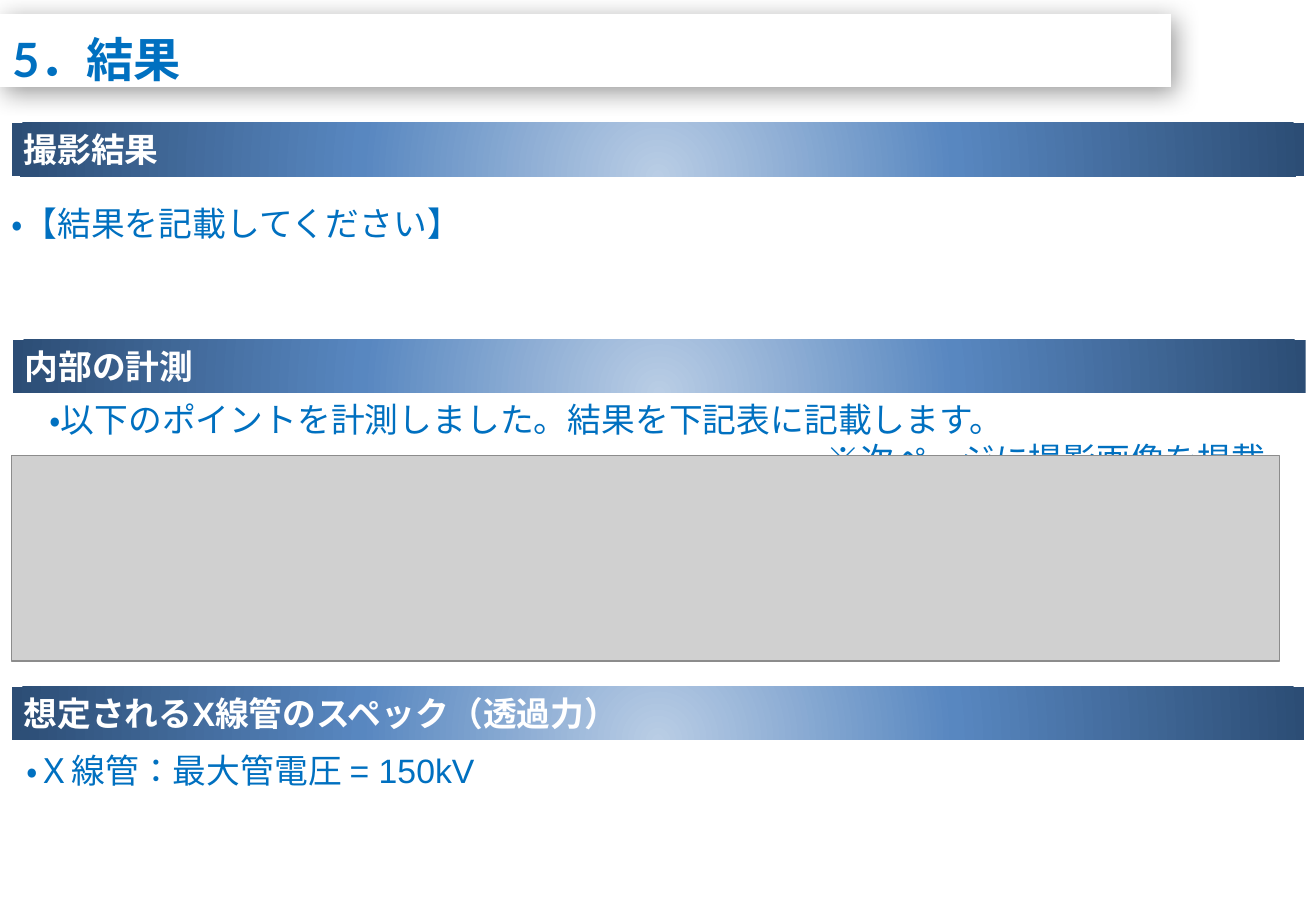
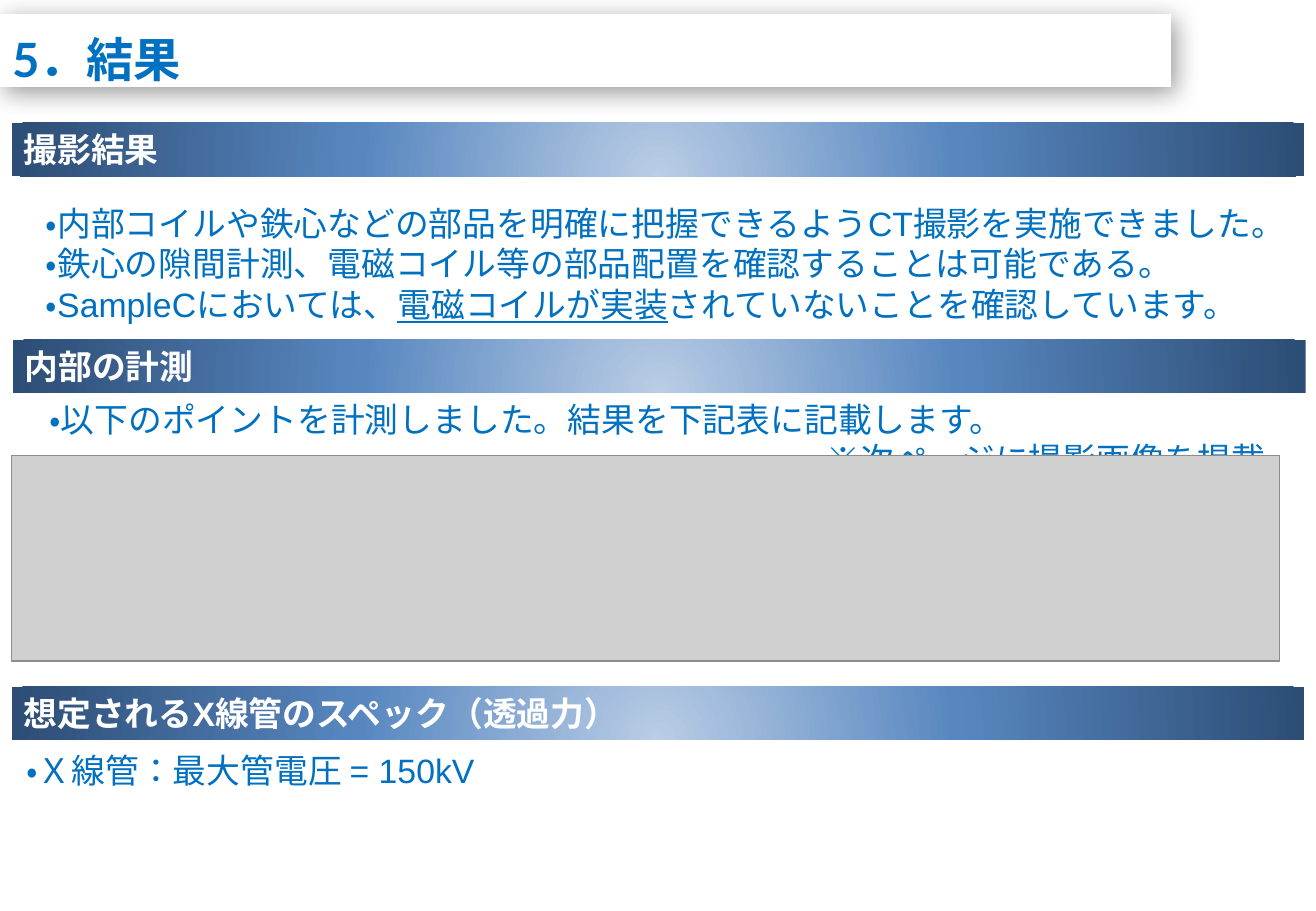
Before and after one commit to ichi123x/make_new_report, a slide deck: slide 6 of 新規_撮影報告書.pptx. Drawn at 1316x911 pixels with LibreOffice and Linux fonts; fonts in the diff are those of the drawing; grey boxes stand for pictures; background and template pictures are left out. Boxes give left, top, right and bottom in pixels: in the first picture for what was removed or moved away, otherwise in the second. Text is boxed around its words. In the diff, an @@ line names an element or a change of style, - is before the commit and + after.

```diff
--- a/新規_撮影報告書.pptx
+++ b/新規_撮影報告書.pptx
@@ text at (x1=46, y1=207, x2=1285, y2=324): text changed @@
-・【結果を記載してください】
+・内部コイルや鉄心などの部品を明確に把握できるようCT撮影を実施できました。
+・鉄心の隙間計測、電磁コイル等の部品配置を確認することは可能である。
+・SampleCにおいては、電磁コイルが実装されていないことを確認しています。
```
Also in this commit, not shown: 10 other slides changed, 3 other files.
